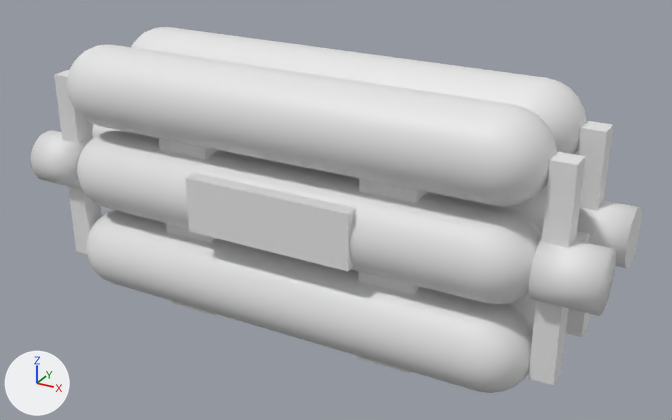
What one commit did to the Blender file Assets/homestead/base pieces/smallgasstorage.blend.
One viewpoint serves both versions: a 50 mm lens placed at (7.78, -13.19, 8.84), pointed at (0.44, 0.16, 2.17). Arrows for +X, +Y and +Z are at lower left; the lights stay in place. Materials are left out; every surface is plain grey.

The scene before the commit, as lines of its bpy script (objects in view):
```python
ob_cube_002 = bpy.data.objects.new('Cube.002', me_cube_003)
ob_cube_002.parent = ob_cube_004
ob_cube_002.location = (4.684, 0.86, 2.394)
ob_cube_002.scale = (0.2, 0.2, 1.82)
ob_cube_003 = bpy.data.objects.new('Cube.003', me_cube_004)
ob_cube_003.parent = ob_cube_004
ob_cube_003.location = (4.684, -0.756, 2.394)
ob_cube_003.scale = (0.2, 0.2, 1.82)
ob_cube_004 = bpy.data.objects.new('Cube.004', me_cube_005)
ob_cube_004.location = (4.67, 0.04, 2.39)
ob_cube_004.rotation_euler = (1.571, 0.0, 0.0)  # degrees (90, 0, 0)
ob_cube_004.scale = (0.2, 0.2, 0.82)
ob_cube_005 = bpy.data.objects.new('Cube.005', me_cube_006)
ob_cube_005.parent = ob_cube_007
ob_cube_005.location = (4.684, 0.86, 2.394)
ob_cube_005.scale = (0.2, 0.2, 1.82)
ob_cylinder = bpy.data.objects.new('Cylinder', me_cylinder)
ob_cylinder.location = (0.0, -0.76, 0.84)
ob_cylinder.rotation_euler = (0.0, 1.571, 0.0)  # degrees (0, 90, 0)
ob_cylinder.scale = (0.75, 0.75, 0.75)
ob_cylinder_001 = bpy.data.objects.new('Cylinder.001', me_cylinder_001)
ob_cylinder_001.location = (0.0, 0.88, 0.84)
ob_cylinder_001.rotation_euler = (0.0, 1.571, 0.0)  # degrees (0, 90, 0)
ob_cylinder_001.scale = (0.75, 0.75, 0.75)
ob_cylinder_003 = bpy.data.objects.new('Cylinder.003', me_cylinder_003)
ob_cylinder_003.location = (0.0, 0.88, 2.45)
ob_cylinder_003.rotation_euler = (0.0, 1.571, 0.0)  # degrees (0, 90, 0)
ob_cylinder_003.scale = (0.75, 0.75, 0.75)
ob_cylinder_004 = bpy.data.objects.new('Cylinder.004', me_cylinder_004)
ob_cylinder_004.location = (0.0, -0.76, 4.09)
ob_cylinder_004.rotation_euler = (0.0, 1.571, 0.0)  # degrees (0, 90, 0)
ob_cylinder_004.scale = (0.75, 0.75, 0.75)
ob_cylinder_005 = bpy.data.objects.new('Cylinder.005', me_cylinder_005)
ob_cylinder_005.location = (0.0, 0.88, 4.09)
ob_cylinder_005.rotation_euler = (0.0, 1.571, 0.0)  # degrees (0, 90, 0)
ob_cylinder_005.scale = (0.75, 0.75, 0.75)
# also in view: 'Cylinder.008' at (-4.95, -0.8, 2.46); 'Cube' at (2.0, 0.0, 2.05); 'Cylinder.007' at (4.96, -0.82, 2.46); 'Cube.008' at (0.03, -1.29, 2.49); 'Cylinder.002' at (0.0, -0.76, 2.45)
```
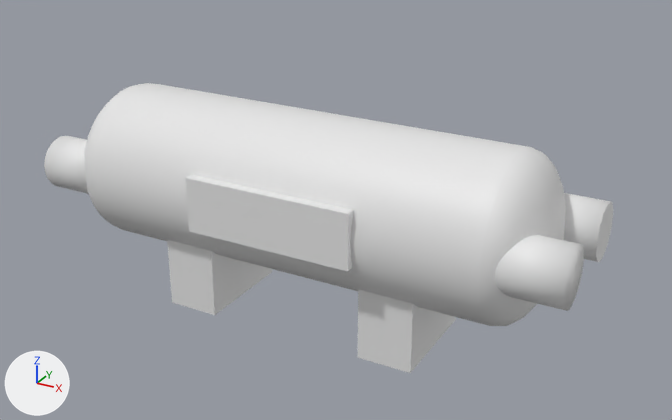
The change in detail:
Object 'Cylinder' (ob_cylinder) is deleted.
Object 'Cylinder.001' (ob_cylinder_001) is deleted.
Object 'Cylinder.002' (ob_cylinder_002) moves from (0.0, -0.76, 2.45) to (0.0, 0.0, 2.45).
Object 'Cylinder.002' (ob_cylinder_002) is rescaled from (0.75, 0.75, 0.75) to (1.46, 1.46, 0.75).
Object 'Cylinder.003' (ob_cylinder_003) is deleted.
Object 'Cylinder.004' (ob_cylinder_004) is deleted.
Object 'Cylinder.005' (ob_cylinder_005) is deleted.
Object 'Cube.004' (ob_cube_004) is deleted.
In object 'Cylinder.006' (ob_cylinder_006), parent is no longer ob_cube_004.
In object 'Cylinder.006' (ob_cylinder_006), matrix_parent_inverse is no longer Matrix(((5.0, 0.0, 0.0, -23.34), (0.0, 0.0, 5.0, -11.97), (0.0, -1.219, 0.0, 0.0522), (0.0, 0.0, 0.0, 1.0))).
Object 'Cylinder.006' (ob_cylinder_006) moves from (4.956, 0.89, 2.457) to (4.4, 0.9, 2.457).
Object 'Cylinder.006' (ob_cylinder_006) is rescaled from (0.5, 0.5, 0.5) to (0.5, 0.5, 0.6).
Object 'Cube.002' (ob_cube_002) is deleted.
Object 'Cube.003' (ob_cube_003) is deleted.
In object 'Cylinder.007' (ob_cylinder_007), parent is no longer ob_cube_004.
In object 'Cylinder.007' (ob_cylinder_007), matrix_parent_inverse is no longer Matrix(((5.0, 0.0, 0.0, -23.34), (0.0, 0.0, 5.0, -11.97), (0.0, -1.219, 0.0, 0.0522), (0.0, 0.0, 0.0, 1.0))).
Object 'Cylinder.007' (ob_cylinder_007) moves from (4.956, -0.822, 2.457) to (4.4, -0.9, 2.457).
Object 'Cylinder.007' (ob_cylinder_007) is rescaled from (0.5, 0.5, 0.5) to (0.5, 0.5, 0.6).
Object 'Cube.005' (ob_cube_005) is deleted.
In object 'Cylinder.008' (ob_cylinder_008), parent is no longer ob_cube_007.
In object 'Cylinder.008' (ob_cylinder_008), matrix_parent_inverse is no longer Matrix(((5.0, 0.0, 0.0, -23.34), (0.0, 0.0, 5.0, -11.97), (0.0, -1.219, 0.0, 0.0522), (0.0, 0.0, 0.0, 1.0))).
Object 'Cylinder.008' (ob_cylinder_008) moves from (4.956, 0.89, 2.457) to (-4.4, -0.9, 2.457).
Object 'Cylinder.008' (ob_cylinder_008) turns from (0, 90, 0) to (-180, 90, 0) degrees about x, y and z.
Object 'Cylinder.008' (ob_cylinder_008) is rescaled from (0.5, 0.5, 0.5) to (0.5, 0.5, 0.6).
In object 'Cylinder.009' (ob_cylinder_009), parent is no longer ob_cube_007.
In object 'Cylinder.009' (ob_cylinder_009), matrix_parent_inverse is no longer Matrix(((5.0, 0.0, 0.0, -23.34), (0.0, 0.0, 5.0, -11.97), (0.0, -1.219, 0.0, 0.0522), (0.0, 0.0, 0.0, 1.0))).

What differs and where, as boxes [x1, y1, x2, y2] in the pictures (672 x 420 px):
'Cylinder.002', moved, rescaled (39% taller)
    before: [77, 131, 542, 305]
    after: [84, 83, 566, 326]
'Cylinder.004', deleted
    before: [67, 45, 556, 206]
'Cylinder', deleted
    before: [86, 210, 533, 393]
'Cylinder.005', deleted
    before: [131, 27, 587, 154]
'Cylinder.007', moved, rescaled
    before: [529, 239, 616, 316]
    after: [495, 235, 584, 311]
'Cube.003', deleted
    before: [528, 152, 585, 385]
'Cylinder.006', moved, rescaled
    before: [577, 201, 642, 268]
    after: [564, 193, 613, 262]
'Cube.002', deleted
    before: [565, 121, 613, 337]
'Cylinder.008', moved, turned, rescaled
    before: [31, 131, 92, 189]
    after: [44, 136, 89, 194]
'Cube.005', deleted
    before: [54, 69, 102, 254]
'Cylinder.003', deleted
    before: [501, 185, 547, 236]
'Cylinder.001', deleted
    before: [509, 293, 536, 327]
'Cylinder.009', moved (not visible afterwards)
    before: [92, 124, 121, 138]
'Cube.004', deleted
    before: [576, 231, 590, 243]
'Cube', unchanged, uncovered by the edit
    before: [358, 178, 429, 374]
    after: [358, 289, 456, 373]
'Cube.001', unchanged, uncovered by the edit
    before: [159, 138, 220, 316]
    after: [167, 240, 272, 315]
